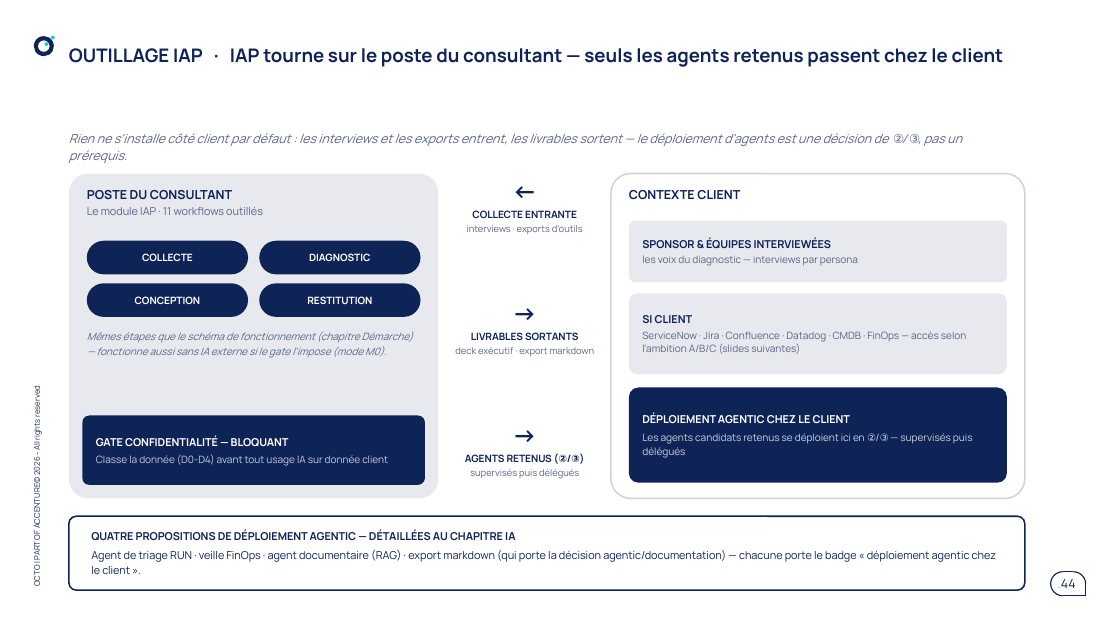
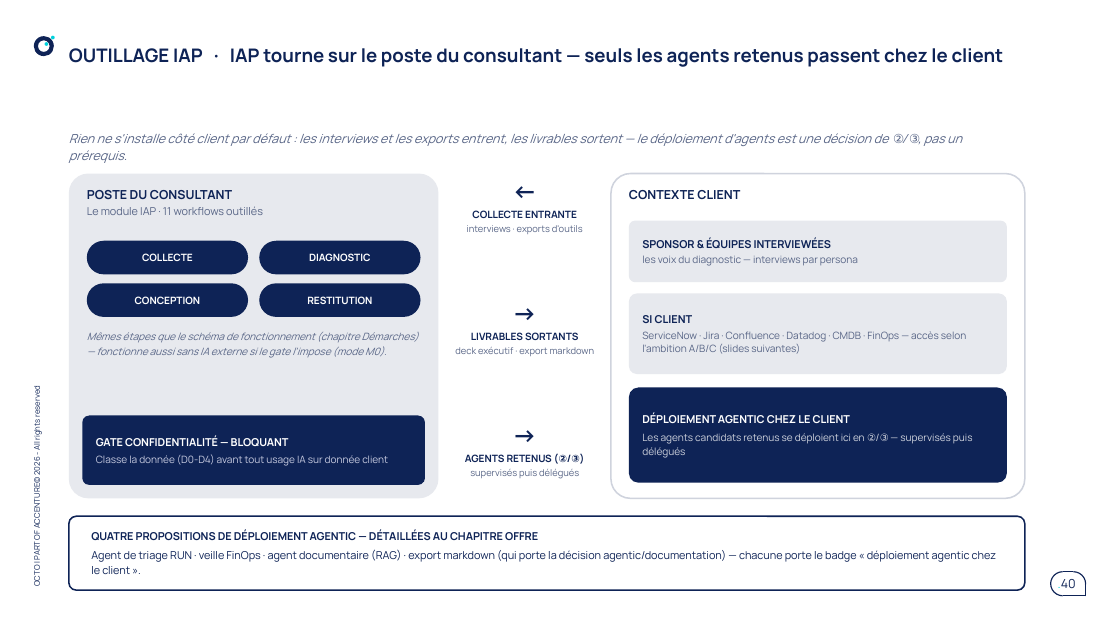
Before and after one commit to claudecamus-dot/Vscode3, a slide deck: slide 40 of docs/cadrage-ppt/bmad-iap-cadrage-synthese.pptx (slide 44 before the commit). Drawn at 1120x630 pixels with LibreOffice and Linux fonts; fonts in the diff are those of the drawing. Boxes give left, top, right and bottom in pixels: in the first picture for what was removed or moved away, otherwise in the second. Text is boxed around its words. In the diff, an @@ line names an element or a change of style, - is before the commit and + after.

```diff
--- a/docs/cadrage-ppt/bmad-iap-cadrage-synthese.pptx
+++ b/docs/cadrage-ppt/bmad-iap-cadrage-synthese.pptx
@@ text at box(87, 332, 419, 358): text changed @@
-Mêmes étapes que le schéma de fonctionnement (chapitre Démarche) — fonctionne aussi sans IA externe si le gate l'impose (mode M0).
+Mêmes étapes que le schéma de fonctionnement (chapitre Démarches) — fonctionne aussi sans IA externe si le gate l'impose (mode M0).
@@ text at box(91, 530, 538, 540): text changed @@
-QUATRE PROPOSITIONS DE DÉPLOIEMENT AGENTIC — DÉTAILLÉES AU CHAPITRE IA
+QUATRE PROPOSITIONS DE DÉPLOIEMENT AGENTIC — DÉTAILLÉES AU CHAPITRE OFFRE
@@ page number at box(1058, 579, 1076, 588): text changed @@
-.44
+.40
```
Also in this commit, not shown: 17 other slides changed, 6 slides added, 5 slides removed, 2 other files.
